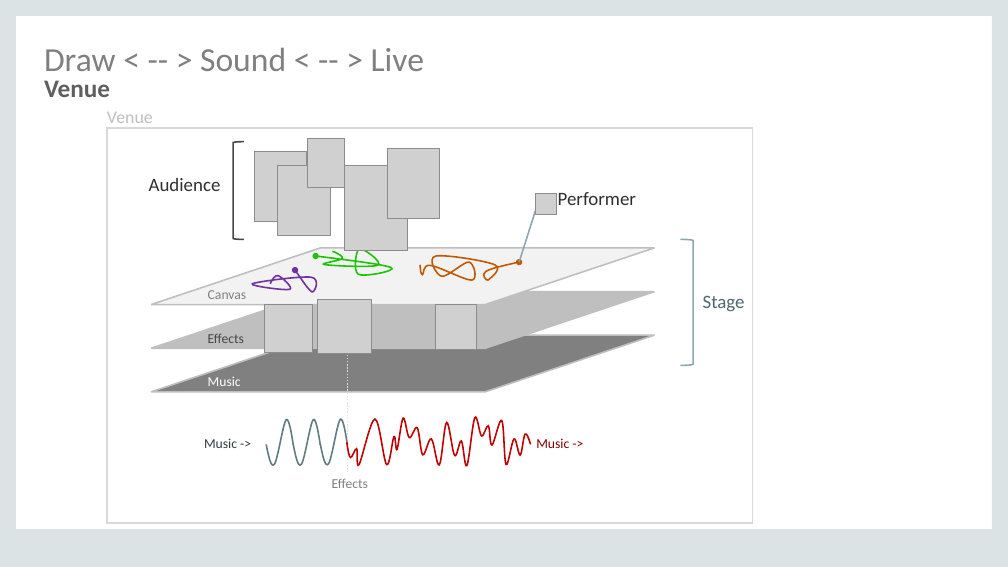
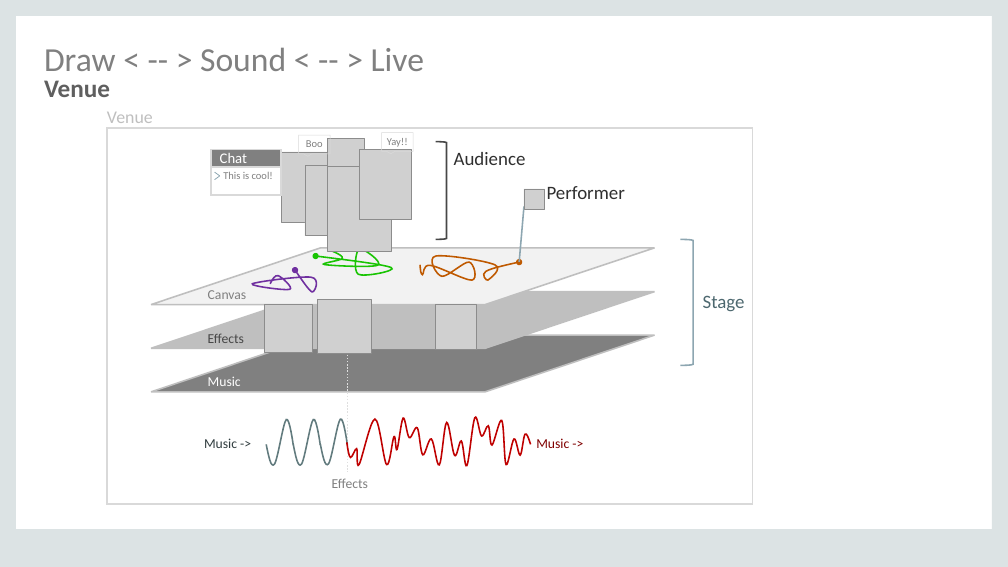
Before and after one commit to DSEapps/draw-sound-live, a slide deck: slide 9 of docs/draw-sound-live-v3.pptx (slide 8 before the commit). Drawn at 1008x567 pixels with LibreOffice and Linux fonts; fonts in the diff are those of the drawing; grey boxes stand for pictures. Boxes give left, top, right and bottom in pixels: in the first picture for what was removed or moved away, otherwise in the second. Text is boxed around its words. In the diff, an @@ line names an element or a change of style, - is before the commit and + after.

```diff
--- a/docs/draw-sound-live-v3.pptx
+++ b/docs/draw-sound-live-v3.pptx
@@ rectangle: place and size @@
-rectangle at [107,128,752,523]
+rectangle at [107,128,752,504]
@@ speech box added at [299,135,330,154], outline #D9D9D9 0.5 pt, 10 pt, text #808080 @@
+Boo
@@ picture: place and size @@
-picture at [308,138,345,188]
+picture at [327,138,364,188]
@@ picture: place and size @@
-picture at [387,149,439,219]
+picture at [359,149,411,219]
@@ speech box added at [382,132,414,151], outline #D9D9D9 0.5 pt, 10 pt, text #808080 @@
+Yay!!
@@ right bracket at [436,141,446,239]: rotation 180 to 0 degrees @@
@@ text "Audience": place and size @@
-text "Audience" at [149,178,221,191]
+text "Audience" at [454,152,526,165]
@@ rectangle added at [211,150,281,167], fill #808080, outline #D9D9D9 1.5 pt @@
@@ rectangle added at [211,150,281,196], outline #D9D9D9 1.5 pt @@
@@ line added from (215, 172) to (220, 176), #8DA6B1 0.75 pt @@
@@ line added from (215, 180) to (220, 176), #8DA6B1 0.75 pt @@
@@ text added at [220,153,247,168], 14 pt, text #FFFFFF @@
+Chat
@@ text added at [223,172,273,179], 10 pt, text #808080 @@
+This is cool!
@@ picture: place and size @@
-picture at [254,151,306,222]
+picture at [281,152,333,222]
@@ picture: place and size @@
-picture at [278,165,330,235]
+picture at [305,166,357,236]
@@ picture: place and size @@
-picture at [344,166,408,250]
+picture at [327,166,391,251]
@@ line moved from (520, 262) - (536, 208) to (520, 262) - (524, 206) @@
@@ picture: place and size @@
-picture at [535,194,557,215]
+picture at [524,189,545,210]
@@ text "Performer": place and size @@
-text "Performer" at [558,192,636,205]
+text "Performer" at [547,186,625,199]
```
Also in this commit, not shown: 1 other slide changed, 1 slide added, 20 other files.
